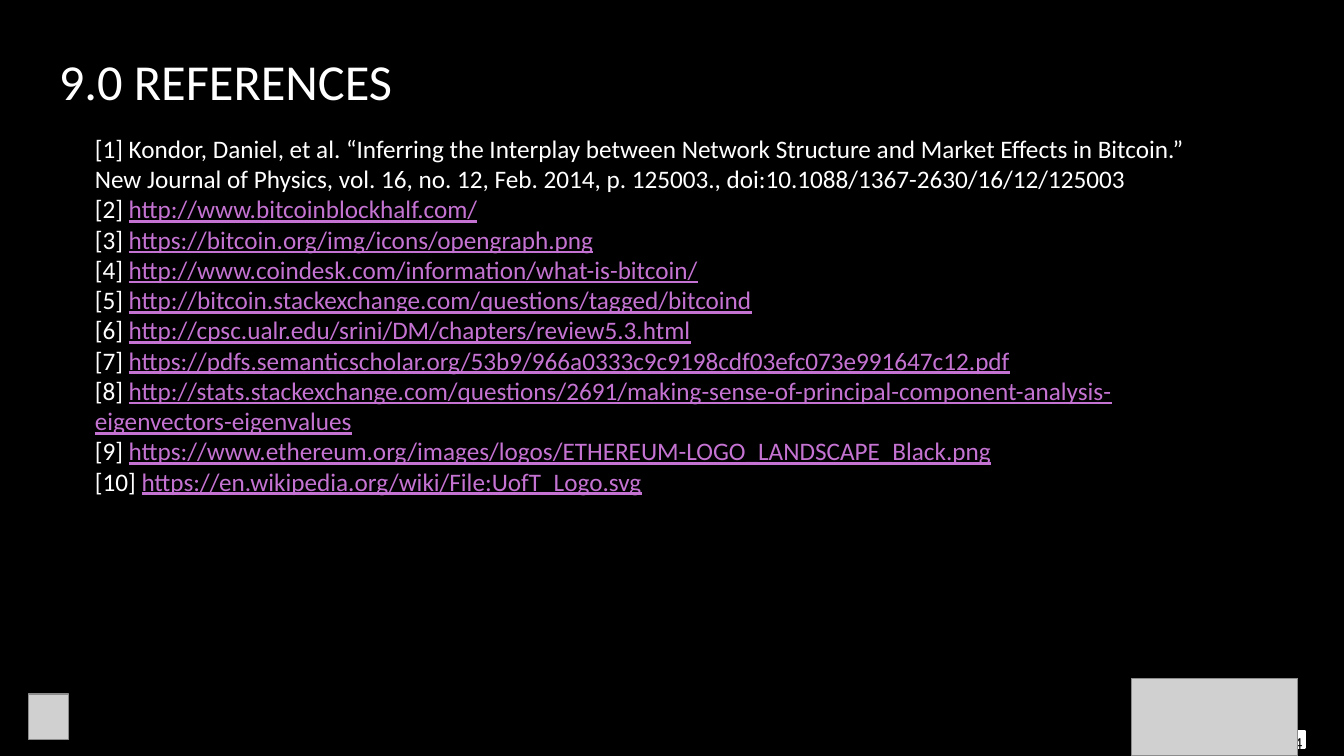
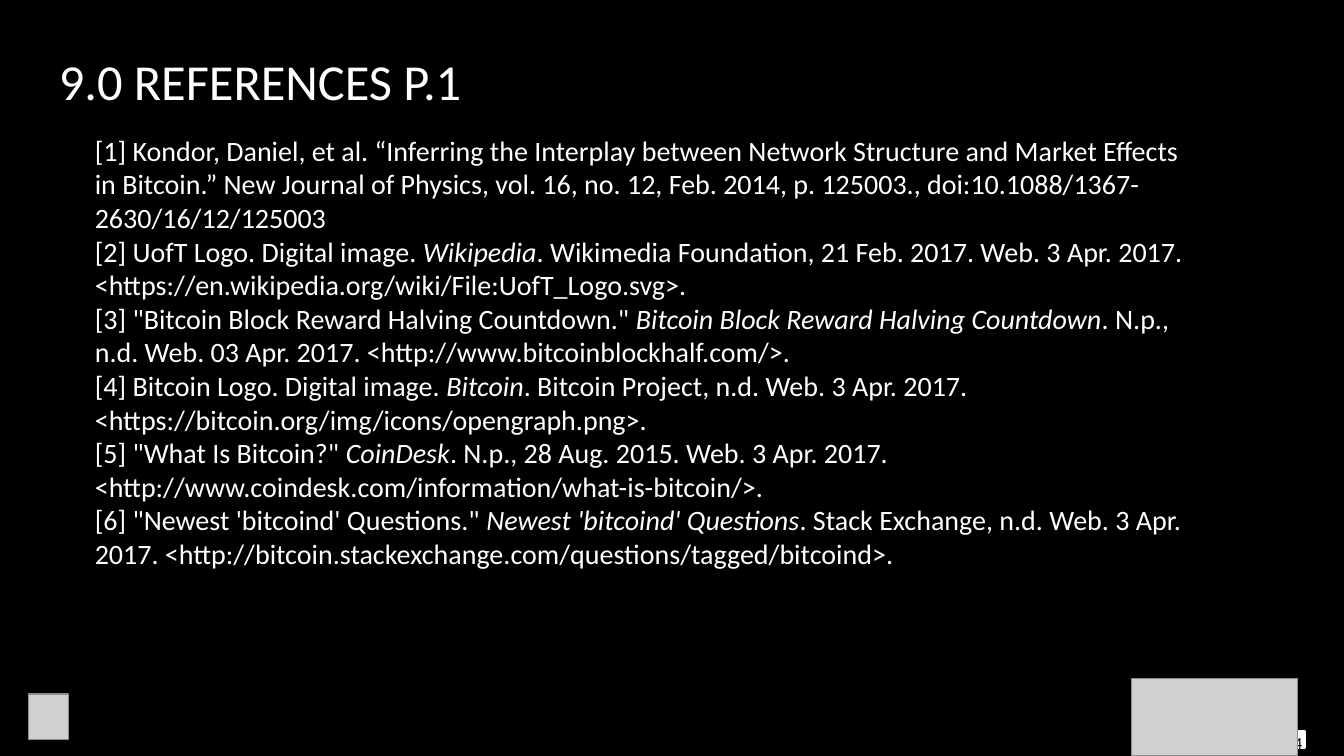
Before and after one commit to sanjifr3/data-analytics, a slide deck: slide 14 of project/ethereum/presentation/Paper Presentation.pptx. Drawn at 1344x756 pixels with LibreOffice and Linux fonts; fonts in the diff are those of the drawing; grey boxes stand for pictures; background and template pictures are left out. Boxes give left, top, right and bottom in pixels: in the first picture for what was removed or moved away, otherwise in the second. Text is boxed around its words. In the diff, an @@ line names an element or a change of style, - is before the commit and + after.

```diff
--- a/project/ethereum/presentation/Paper Presentation.pptx
+++ b/project/ethereum/presentation/Paper Presentation.pptx
@@ title at [59, 67, 461, 101]: text changed @@
-9.0 REFERENCES
+9.0 REFERENCES P.1
@@ text at [95, 140, 1178, 230]: size 18 to 20 pt in "[1] Kondor, Daniel, et al. “Inferring the ..." @@
@@ text at [95, 241, 1182, 569]: text changed; size 18 to 20 pt; text colour #C573D2 to #FFFFFF @@
-[2] http://www.bitcoinblockhalf.com/
-[3] https://bitcoin.org/img/icons/opengraph.png
-[4] http://www.coindesk.com/information/what-is-bitcoin/
-[5] http://bitcoin.stackexchange.com/questions/tagged/bitcoind
-[6] http://cpsc.ualr.edu/srini/DM/chapters/review5.3.html
-[7] https://pdfs.semanticscholar.org/53b9/966a0333c9c9198cdf03efc073e991647c12.pdf
-[8] http://stats.stackexchange.com/questions/2691/making-sense-of-principal-component-analysis-eigenvectors-eigenvalues
-[9] https://www.ethereum.org/images/logos/ETHEREUM-LOGO_LANDSCAPE_Black.png
-[10] https://en.wikipedia.org/wiki/File:UofT_Logo.svg
+[2] UofT Logo. Digital image. Wikipedia. Wikimedia Foundation, 21 Feb. 2017. Web. 3 Apr. 2017. <https://en.wikipedia.org/wiki/File:UofT_Logo.svg>.
+[3] "Bitcoin Block Reward Halving Countdown." Bitcoin Block Reward Halving Countdown. N.p., n.d. Web. 03 Apr. 2017. <http://www.bitcoinblockhalf.com/>.
+[4] Bitcoin Logo. Digital image. Bitcoin. Bitcoin Project, n.d. Web. 3 Apr. 2017. <https://bitcoin.org/img/icons/opengraph.png>.
+[5] "What Is Bitcoin?" CoinDesk. N.p., 28 Aug. 2015. Web. 3 Apr. 2017. <http://www.coindesk.com/information/what-is-bitcoin/>.
+[6] "Newest 'bitcoind' Questions." Newest 'bitcoind' Questions. Stack Exchange, n.d. Web. 3 Apr. 2017. <http://bitcoin.stackexchange.com/questions/tagged/bitcoind>.
```
Also in this commit, not shown: 11 other slides changed, 1 slide added, 2 other files.
